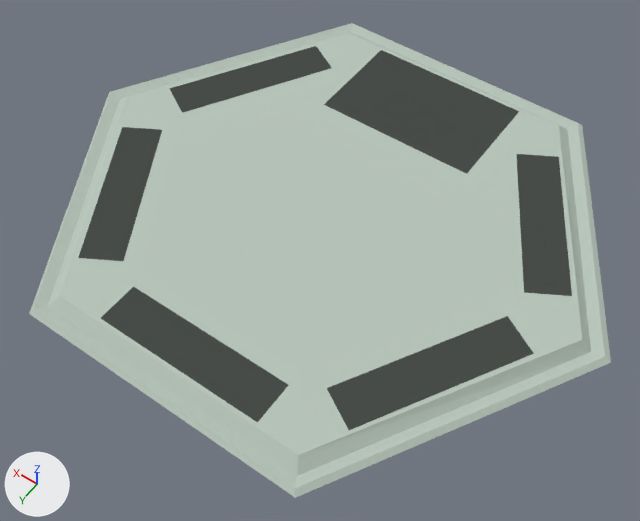
A saved change to the Blender file TheGrid/TheGrid/TheGridContent/Hexa_1.blend.
Both versions are drawn from a camera (50 mm lens) standing at (-10.99, 15.93, 22.05) and looking at (-0.52, 1.28, -0.98). The lights are fixed; the arrows at lower left show +X, +Y and +Z.

Names of what the first picture shows: 'Body', 'Direction.1', 'Direction.2', 'Direction.3', 'Direction.4', 'Direction.5', 'Direction.6', 'Icon', 'Repeater.1', 'Repeater.2', 'Repeater.3', 'Repeater.4', 'Repeater.5', 'Repeater.6'.
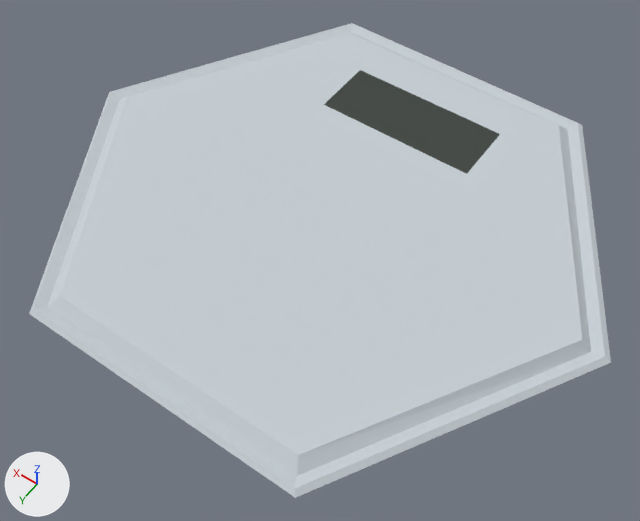
Location of each change, [x1, y1, x2, y2] in pixels of the pictures (640 x 521 px):
'Body', recoloured (grey to white): [29, 23, 611, 498] in both
'Icon', recoloured (grey to white): [159, 110, 472, 350] in both
'Direction.6', recoloured (grey to white): [338, 335, 534, 430] in both
'Repeater.6', recoloured (grey to white): [327, 316, 520, 409] in both
'Direction.1', recoloured (grey to white): [101, 302, 273, 422] in both
'Repeater.1', recoloured (grey to white): [118, 286, 289, 403] in both
'Direction.5', recoloured (grey to white): [538, 155, 572, 296] in both
'Repeater.5', recoloured (grey to white): [516, 154, 548, 294] in both
'Repeater.2', recoloured (grey to white): [101, 128, 162, 261] in both
'Direction.2', recoloured (grey to white): [78, 127, 142, 260] in both
'Repeater.4', recoloured (grey to white): [361, 60, 510, 134] in both
'Direction.4', recoloured (grey to white): [371, 50, 519, 122] in both
'Repeater.3', recoloured (grey to white): [176, 57, 331, 113] in both
'Direction.3', recoloured (grey to white): [169, 46, 324, 100] in both

The change, as a diff of the scene's bpy script:
```diff
--- a/TheGrid/TheGrid/TheGridContent/Hexa_1.blend.py
+++ b/TheGrid/TheGrid/TheGridContent/Hexa_1.blend.py
@@ mat_material_hexa @@
 mat_material_hexa = diffuse_material('Material.Hexa')
-mat_material_hexa.base_color = (0.49, 0.57, 0.505)  # light grey #bac7bc
+mat_material_hexa.base_color = (0.578, 0.631, 0.665)  # light grey #c8d0d5
@@ mat_material_repeater @@
 mat_material_repeater = diffuse_material('Material.Repeater')
-mat_material_repeater.base_color = (0.0666, 0.0762, 0.0685)  # dark grey #494e4a
+mat_material_repeater.base_color = (0.578, 0.631, 0.665)  # light grey #c8d0d5
@@ mat_material_direction @@
 mat_material_direction = diffuse_material('Material.Direction')
-mat_material_direction.base_color = (0.0666, 0.0762, 0.0685)  # dark grey #494e4a
+mat_material_direction.base_color = (0.578, 0.631, 0.665)  # light grey #c8d0d5
```
